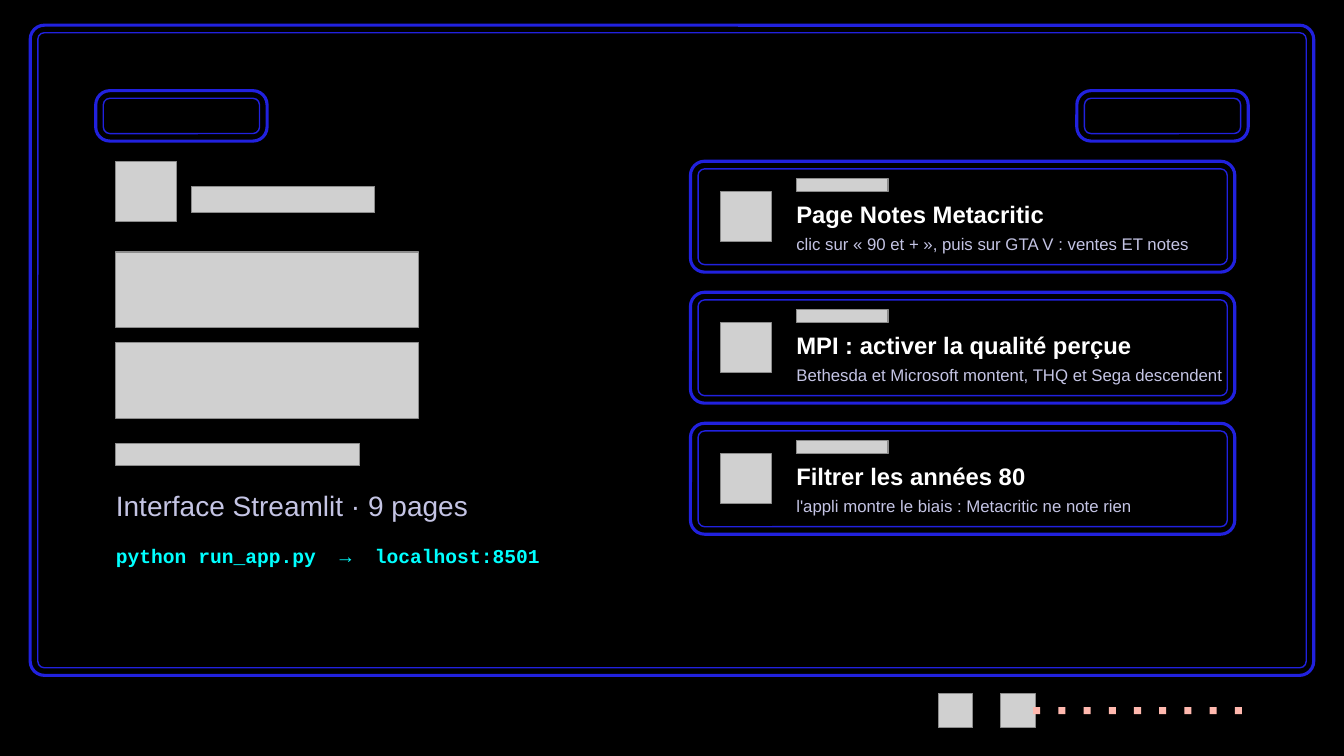
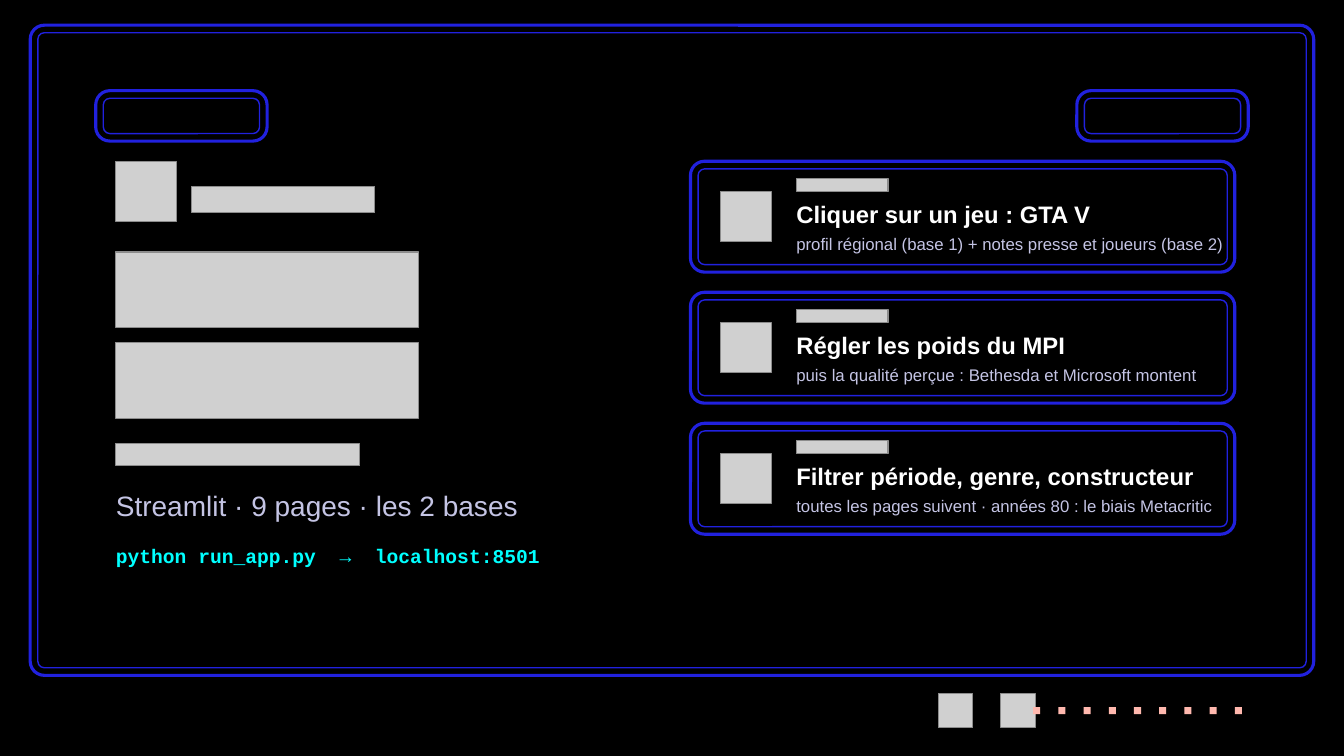
Before and after one commit to BOUADEIKHEIREDDINE/vgsales-data-wrangling, a slide deck: slide 18 of presentation/BDD2_metacritic_pacman.pptx. Drawn at 1344x756 pixels with LibreOffice and Linux fonts; fonts in the diff are those of the drawing; grey boxes stand for pictures; background and template pictures are left out. Boxes give left, top, right and bottom in pixels: in the first picture for what was removed or moved away, otherwise in the second. Text is boxed around its words. In the diff, an @@ line names an element or a change of style, - is before the commit and + after.

```diff
--- a/presentation/BDD2_metacritic_pacman.pptx
+++ b/presentation/BDD2_metacritic_pacman.pptx
@@ text at [796,205,1090,228]: text changed @@
-Page Notes Metacritic
+Cliquer sur un jeu : GTA V
@@ text at [796,237,1223,254]: text changed @@
-clic sur « 90 et + », puis sur GTA V : ventes ET notes
+profil régional (base 1) + notes presse et joueurs (base 2)
@@ text at [796,336,1065,359]: text changed @@
-MPI : activer la qualité perçue
+Régler les poids du MPI
@@ text at [796,368,1197,385]: text changed @@
-Bethesda et Microsoft montent, THQ et Sega descendent
+puis la qualité perçue : Bethesda et Microsoft montent
@@ text at [796,467,1194,490]: text changed @@
-Filtrer les années 80
+Filtrer période, genre, constructeur
@@ text at [116,495,518,522]: text changed @@
-Interface Streamlit · 9 pages
+Streamlit · 9 pages · les 2 bases
@@ text at [796,499,1212,516]: text changed @@
-l'appli montre le biais : Metacritic ne note rien
+toutes les pages suivent · années 80 : le biais Metacritic
```
Also in this commit, not shown: 2 other slides changed, 13 other files.
